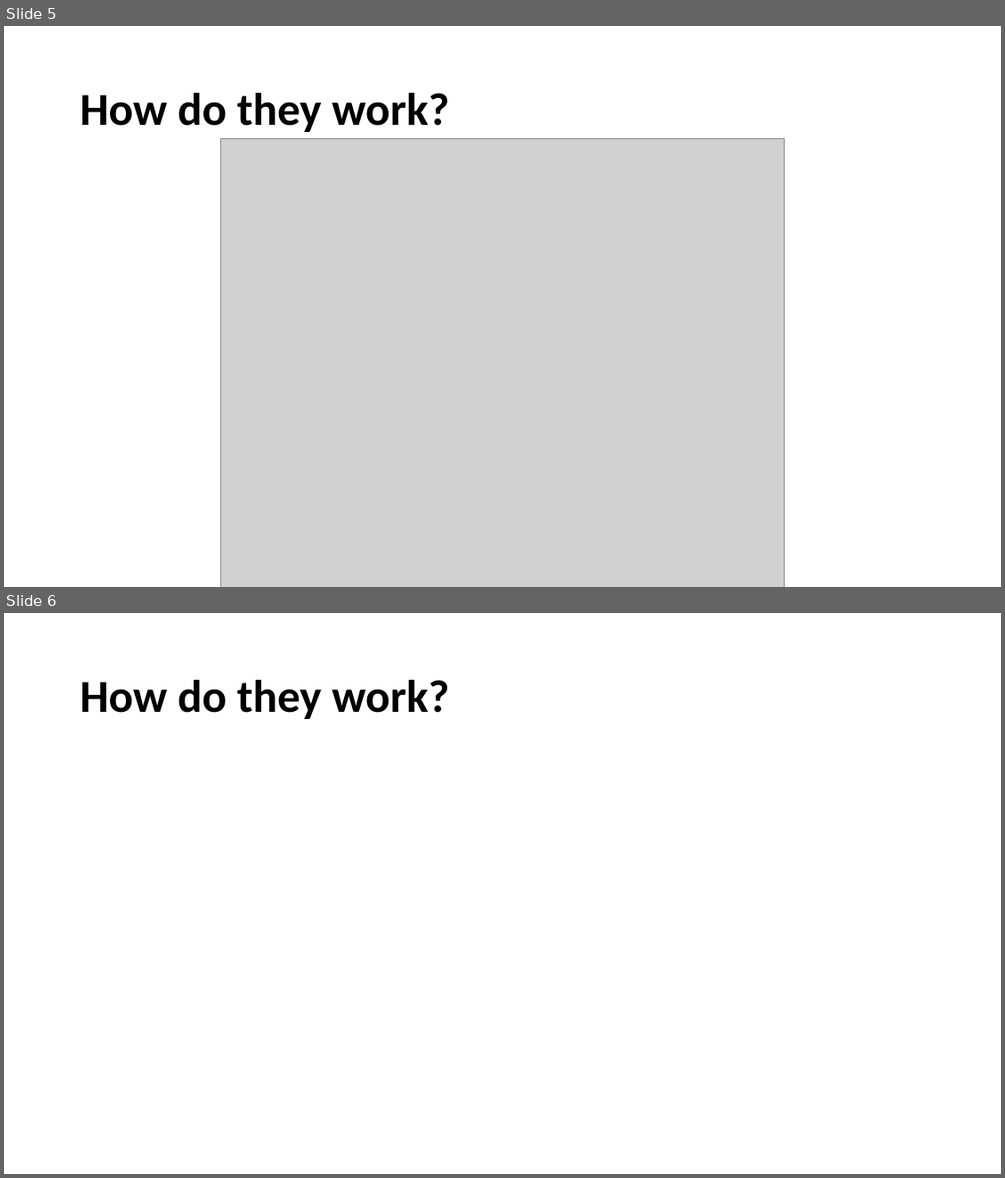
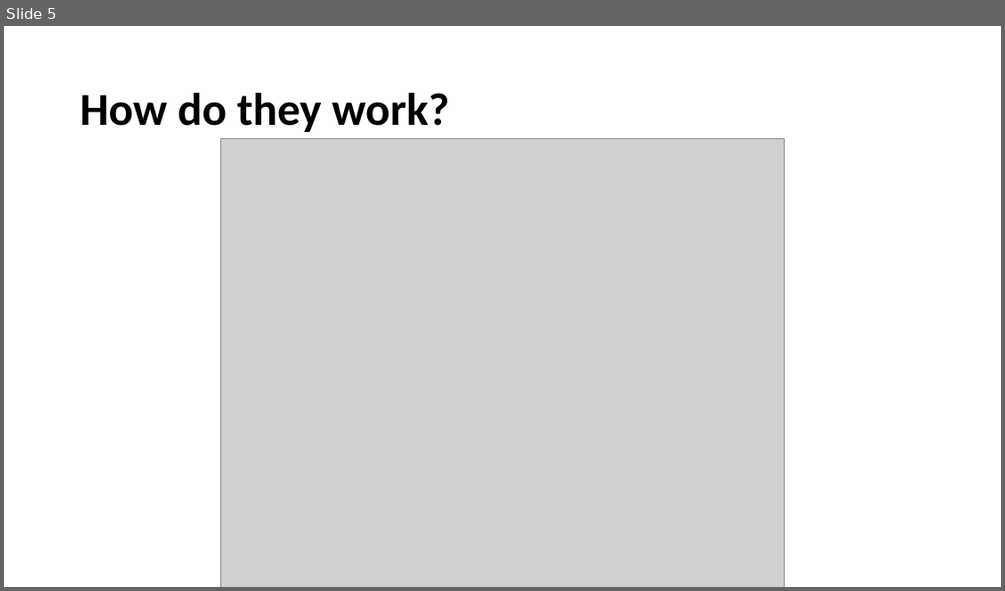
Before and after one commit to haachicanoy/CSmaster, a slide deck: _semester_1/_pattern_recognition/_presentations/The unreasonable effectiveness of Recurrent Neural Networks.pptx. Shown one above the other, each under a label of ours: slides 5 and 6 before the commit, slide 5 after it. The pictures are 1005x1178 and 1005x591 pixels, drawn with LibreOffice and Linux fonts; fonts in the diff are those of the drawing; grey boxes stand for pictures. Boxes give left, top, right and bottom in pixels: in the first picture for what was removed or moved away, otherwise in the second. Text is boxed around its words. In the diff, an @@ line names an element or a change of style, - is before the commit and + after.

```diff
--- a/_semester_1/_pattern_recognition/_presentations/The unreasonable effectiveness of Recurrent Neural Networks.pptx
+++ b/_semester_1/_pattern_recognition/_presentations/The unreasonable effectiveness of Recurrent Neural Networks.pptx
@@ slide 6 removed at <box>4,613,1001,1174</box>, background #FFFFFF @@
@@ title removed at <box>80,680,449,719</box> @@
-How do they work?
```
Also in this commit, not shown: 2 slides changed, 1 other slide removed, 2 other files.
